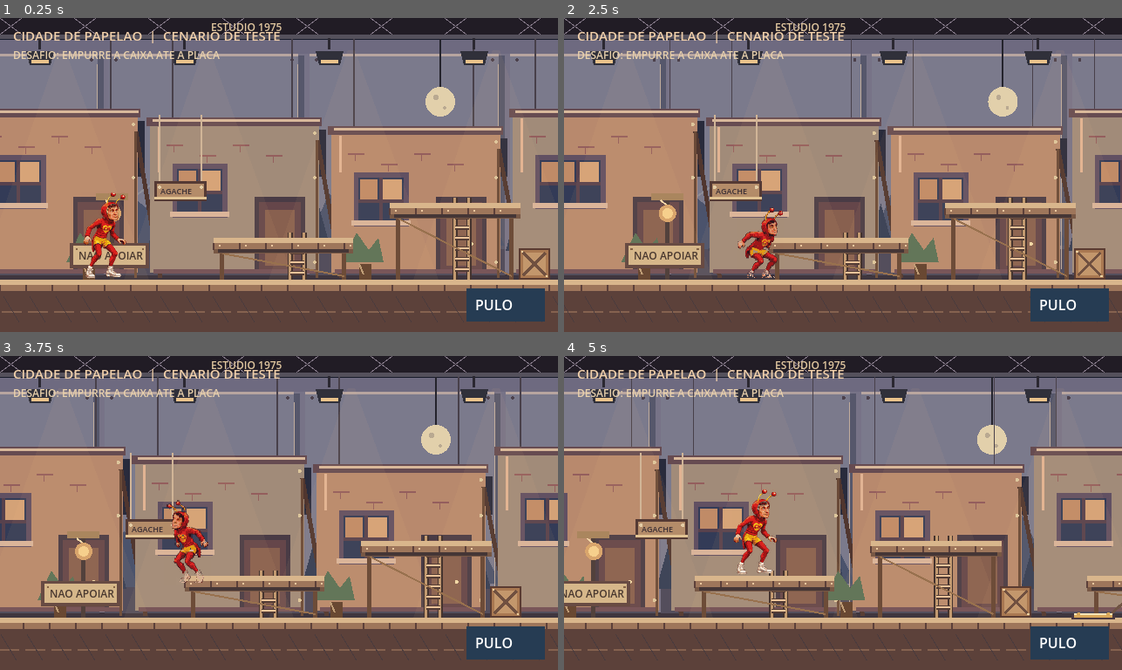
Above: before the commit, frames 1-4 (two rows, left to right).
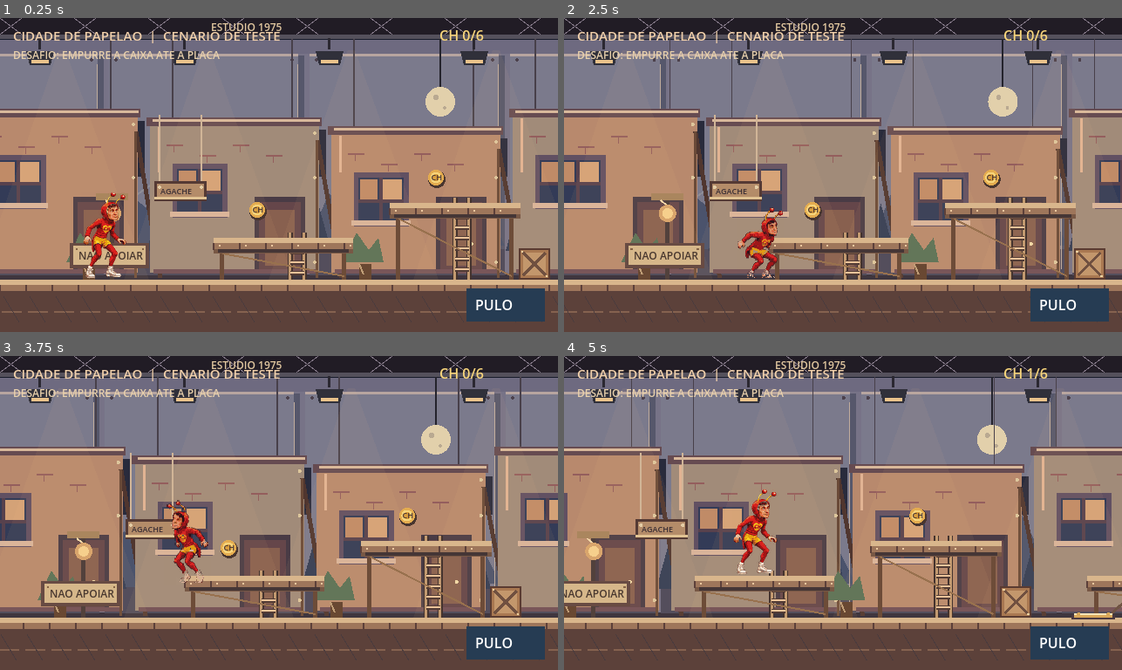
Above: after the commit, the same moments.

Repository: integro-app/chapolin-adventures
Game: Godot game, scene res://scenes/main.tscn
The game is run twice, just before and just after one commit, with the same random seed, the same clock (stepped at 60 frames per second) and the same inputs.
Inputs (mouse positions are in pixels of both pictures, inside the frame that each line leads up to):
- Up to frame 1 (0.25 s): no input
- Up to frame 2 (2.5 s): tap Enter (ui_accept) at 0.5, 0.6, 0.77, 1.07, 2.1 s; move the mouse to (965, 159) at 0.52 s; hold Right (ui_right) 0.53-1.25 s; click (965, 159) at 0.67 s; drag from (731, 190) to (815, 237) at 1.27 s; move the mouse to (898, 105) at 2.02 s; hold Right (ui_right) from 2.03 s (still down)
- Up to frame 3 (3.75 s): release Right (ui_right) at 2.75 s; drag from (251, 575) to (111, 465) at 2.77 s; move the mouse to (446, 560) at 3.52 s; hold Left (ui_left) from 3.53 s (still down); tap Enter (ui_accept) at 3.6 s
- Up to frame 4 (5 s): tap Enter (ui_accept) at 3.77, 4.07 s; release Left (ui_left) at 4.25 s; drag from (675, 465) to (759, 434) at 4.27 s

The runs differ from the first frame. In frame 1, 0.4% of the frame differs, in the area x 44-87%, y 3-65%; in frame 2, 0.4%; in frame 3, 0.4%, in the area x 39-87%, y 3-65%; in frame 4, 0.3%.

Commit message:
Adiciona seis medalhas, checkpoint e conclusao da primeira fase com reinicio

Diff:
--- a/scripts/main.gd
+++ b/scripts/main.gd
@@ -70,6 +70,13 @@
 var pressure_plates: Array[Rect2] = []
 var puzzle_gates: Array[Rect2] = []
 var puzzle_gate_open := false
+var medals: Array[Vector2] = []
+var medal_collected: Array[bool] = []
+var medal_count := 0
+var respawn_point := Stage.RESPAWN
+var checkpoint_active := false
+var stage_complete := false
+var finish_medals := 0
 var low_beams: Array[Rect2] = []
 var ladders: Array[Rect2] = []
 var ropes: Array[Vector3] = []
@@ -86,6 +93,9 @@
 	crates = Stage.crates()
 	pressure_plates = Stage.pressure_plates()
 	puzzle_gates = Stage.puzzle_gates()
+	medals = Stage.medals()
+	for _medal in medals:
+		medal_collected.append(false)
 	low_beams = Stage.low_beams()
 	ladders = Stage.ladders()
 	ropes = Stage.ropes()
@@ -102,10 +112,18 @@
 	queue_redraw()
 
 func _physics_process(delta: float) -> void:
+	if stage_complete:
+		if Input.is_action_just_pressed("ui_accept") or jump_requested:
+			_restart_stage()
+		jump_requested = false
+		queue_redraw()
+		return
 	rope_regrab_delay = maxf(0.0, rope_regrab_delay - delta)
 	if _handle_rope(delta):
+		_update_level_progress()
 		return
 	if _handle_ladder(delta):
+		_update_level_progress()
 		return
 	var axis := Input.get_axis("ui_left", "ui_right")
 	if absf(axis) < 0.1:
@@ -173,6 +191,11 @@
 	# Quedas nos vãos retornam ao começo do trecho de testes.
 	if hero_pos.y > 435.0:
 		_respawn()
+
+	_update_level_progress()
+	if stage_complete:
+		queue_redraw()
+		return
 
 	var desired := "idle"
 	if not grounded and jump_texture != null:
@@ -459,8 +482,53 @@
 				next_x = gate.end.x + HERO_HALF_WIDTH
 	return next_x
 
+func _update_level_progress() -> void:
+	# As medalhas sao opcionais, coletadas ao tocar no corpo do heroi.
+	# O progresso permanece quando ele cai e retorna ao checkpoint.
+	for i in range(medals.size()):
+		if medal_collected[i]:
+			continue
+		var medal: Vector2 = medals[i]
+		if absf(hero_pos.x - medal.x) <= 19.0 and medal.y >= hero_pos.y - STAND_HEIGHT - 5.0 and medal.y <= hero_pos.y + 9.0:
+			medal_collected[i] = true
+			medal_count += 1
+
+	var mark: Vector2 = Stage.checkpoint()
+	if not checkpoint_active and grounded:
+		if absf(hero_pos.x - mark.x) <= 31.0 and absf(hero_pos.y - mark.y) <= 7.0:
+			checkpoint_active = true
+			respawn_point = mark
+
+	var door: Rect2 = Stage.exit_door()
+	if not stage_complete and puzzle_gate_open and grounded:
+		if hero_pos.x >= door.position.x - 4.0 and hero_pos.x <= door.end.x + 4.0:
+			if absf(hero_pos.y - door.end.y) < 8.0:
+				finish_medals = medal_count
+				stage_complete = true
+				move_axis = 0.0
+				running = false
+				jump_requested = false
+
+func _restart_stage() -> void:
+	# Recomeca a fase inteira. Respawn por queda nao chama este reset.
+	puzzle_gate_open = false
+	crates = Stage.crates()
+	checkpoint_active = false
+	respawn_point = Stage.RESPAWN
+	stage_complete = false
+	finish_medals = 0
+	medal_count = 0
+	for i in range(medal_collected.size()):
+		medal_collected[i] = false
+	_release_joystick()
+	_respawn()
+	camera_x = 0.0
+	current_animation = "idle"
+	animation_time = 0.0
+	queue_redraw()
+
 func _respawn() -> void:
-	hero_pos = Stage.RESPAWN
+	hero_pos = respawn_point
 	vertical_speed = 0.0
 	grounded = true
 	move_axis = 0.0
@@ -518,12 +586,19 @@
 		_draw_low_beam(beam)
 	for rope in ropes:
 		_draw_rope(rope)
+	_draw_checkpoint()
+	_draw_exit_door()
+	for i in range(medals.size()):
+		if not medal_collected[i]:
+			_draw_medal(medals[i])
 
 	# O Chapolin usa os sprites oficiais: nenhum pixel dele foi alterado.
 	draw_set_transform(Vector2(roundf(hero_pos.x - camera_x), roundf(hero_pos.y)), 0.0, Vector2(float(facing), 1.0))
 	_draw_chapolin()
 	draw_set_transform(Vector2.ZERO, 0.0, Vector2.ONE)
 	_draw_controls()
+	if stage_complete:
+		_draw_finish_screen()
 
 func _draw_far_buildings() -> void:
 	# Fundo de pano pintado, preso por ganchos e emendas visiveis.
@@ -714,6 +789,46 @@
 	var light := Color("#7fca8b") if puzzle_gate_open else Color("#e2a26d")
 	draw_circle(Vector2(gate.position.x + gate.size.x / 2.0, gate.position.y - 10.0), 5.0, light)
 
+func _draw_medal(world_pos: Vector2) -> void:
+	# Medalha de latão cenografica, consistente com a arte retro do palco.
+	draw_circle(world_pos + Vector2(1.0, 2.0), 10.0, Color("#49362f"))
+	draw_circle(world_pos, 9.0, Color("#e4ac4f"))
+	draw_circle(world_pos, 6.5, Color("#f6d47b"))
+	draw_circle(world_pos, 4.2, Color("#d89d3d"))
+	draw_string(ThemeDB.fallback_font, world_pos + Vector2(-5.5, 3.0), "CH", HORIZONTAL_ALIGNMENT_LEFT, -1, 9, Color("#463332"))
+
+func _draw_checkpoint() -> void:
+	var mark: Vector2 = Stage.checkpoint()
+	var pole_top := mark + Vector2(0.0, -78.0)
+	draw_line(mark, pole_top, Color("#493d3c"), 5.0)
+	draw_line(mark + Vector2(-7.0, 0.0), mark + Vector2(7.0, 0.0), Color("#c5a279"), 4.0)
+	var flag_color := Color("#77bd85") if checkpoint_active else Color("#b47b60")
+	draw_colored_polygon(PackedVector2Array([
+		pole_top, pole_top + Vector2(45.0, 9.0),
+		pole_top + Vector2(0.0, 26.0)
+	]), flag_color)
+	draw_string(ThemeDB.fallback_font, pole_top + Vector2(8.0, 17.0), "SAVE", HORIZONTAL_ALIGNMENT_LEFT, -1, 11, Color.WHITE)
+
+func _draw_exit_door() -> void:
+	var door: Rect2 = Stage.exit_door()
+	draw_rect(Rect2(door.position.x - 6.0, door.position.y - 9.0, door.size.x + 12.0, door.size.y + 9.0), Color("#624642"))
+	draw_rect(door, Color("#332e42"))
+	draw_rect(Rect2(door.position.x + 5.0, door.position.y + 6.0, door.size.x - 10.0, door.size.y - 6.0), Color("#86694e"))
+	draw_rect(Rect2(door.position.x + 8.0, door.position.y + 10.0, door.size.x - 16.0, door.size.y - 10.0), Color("#4d4650"))
+	draw_circle(door.position + Vector2(door.size.x - 13.0, door.size.y * 0.58), 3.0, Color("#f3cc86"))
+	draw_rect(Rect2(door.position.x - 7.0, door.position.y - 23.0, door.size.x + 14.0, 14.0), Color("#dec093"))
+	draw_string(ThemeDB.fallback_font, door.position + Vector2(4.0, -12.0), "SAIDA", HORIZONTAL_ALIGNMENT_LEFT, -1, 11, Color("#46382f"))
+
+func _draw_finish_screen() -> void:
+	# Painel simples de conclusao; PULO serve para recomeçar a fase.
+	draw_rect(Rect2(0.0, 0.0, 640.0, 360.0), Color(0.06, 0.07, 0.10, 0.82))
+	draw_rect(Rect2(92.0, 98.0, 456.0, 174.0), Color("#342b35"))
+	draw_rect(Rect2(99.0, 105.0, 442.0, 160.0), Color("#57434a"))
+	draw_string(ThemeDB.fallback_font, Vector2(157.0, 143.0), "FASE CONCLUIDA!", HORIZONTAL_ALIGNMENT_LEFT, -1, 27, Color("#f5d697"))
+	var score_label := "MEDALHAS: %d / %d" % [finish_medals, medals.size()]
+	draw_string(ThemeDB.fallback_font, Vector2(224.0, 187.0), score_label, HORIZONTAL_ALIGNMENT_LEFT, -1, 17, Color("#f0e6ce"))
+	draw_string(ThemeDB.fallback_font, Vector2(173.0, 235.0), "APERTE PULO PARA REINICIAR", HORIZONTAL_ALIGNMENT_LEFT, -1, 16, Color("#e9c8a0"))
+
 func _draw_crate(block: Rect2) -> void:
 	# Caixa cenografica com travessas, pregos e etiqueta de inventario.
 	draw_rect(block, Color("#5a3b31"))
@@ -843,6 +958,9 @@
 	draw_string(ThemeDB.fallback_font, Vector2(15.0, 26.0), "CIDADE DE PAPELAO  |  CENARIO DE TESTE", HORIZONTAL_ALIGNMENT_LEFT, -1, 15, Color("#f0cfaa"))
 	var puzzle_text := "GRADE ABERTA!" if puzzle_gate_open else "DESAFIO: EMPURRE A CAIXA ATE A PLACA"
 	draw_string(ThemeDB.fallback_font, Vector2(15.0, 47.0), puzzle_text, HORIZONTAL_ALIGNMENT_LEFT, -1, 12, Color("#e9d1ac"))
+	draw_string(ThemeDB.fallback_font, Vector2(504.0, 26.0), "CH %d/%d" % [medal_count, medals.size()], HORIZONTAL_ALIGNMENT_LEFT, -1, 16, Color("#f6d47b"))
+	if checkpoint_active:
+		draw_string(ThemeDB.fallback_font, Vector2(504.0, 47.0), "CHECKPOINT", HORIZONTAL_ALIGNMENT_LEFT, -1, 11, Color("#9ddea8"))
 
 func _input(event: InputEvent) -> void:
 	# Android editor can deliver touch events or mouse events emulated from touch.
